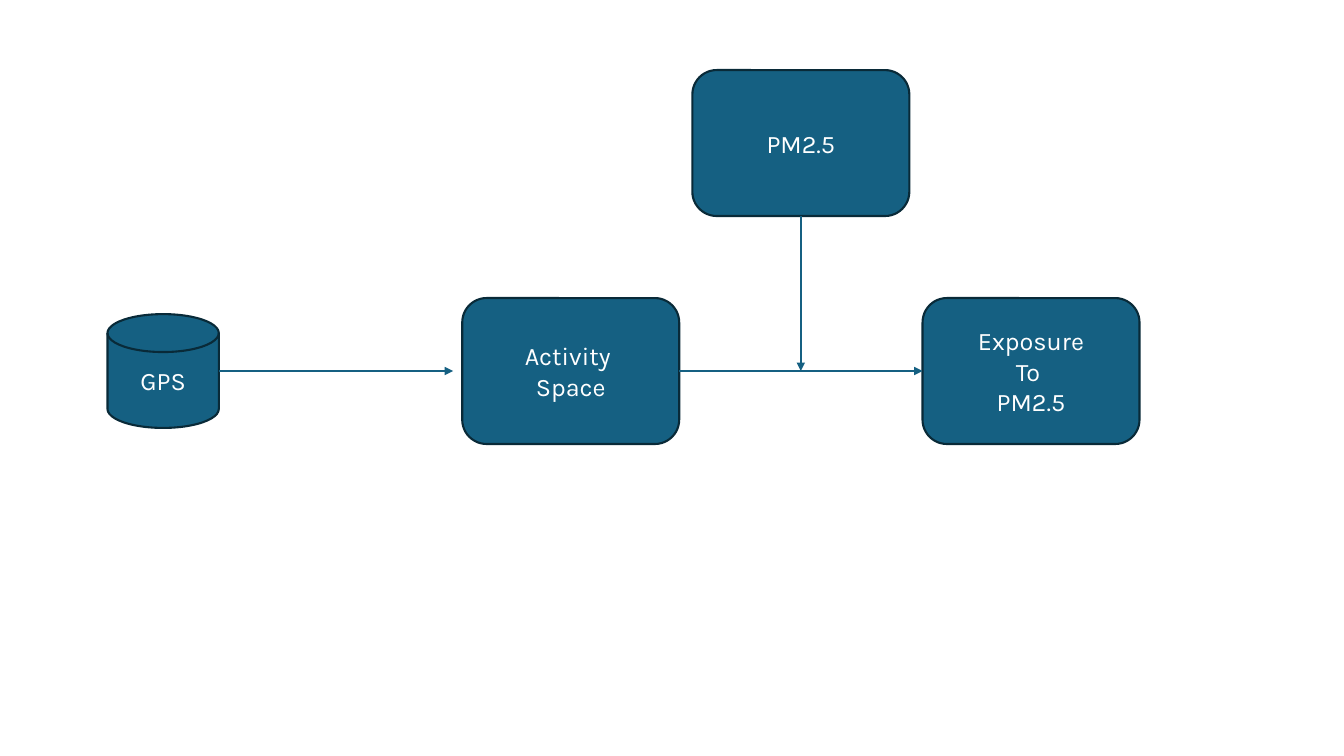
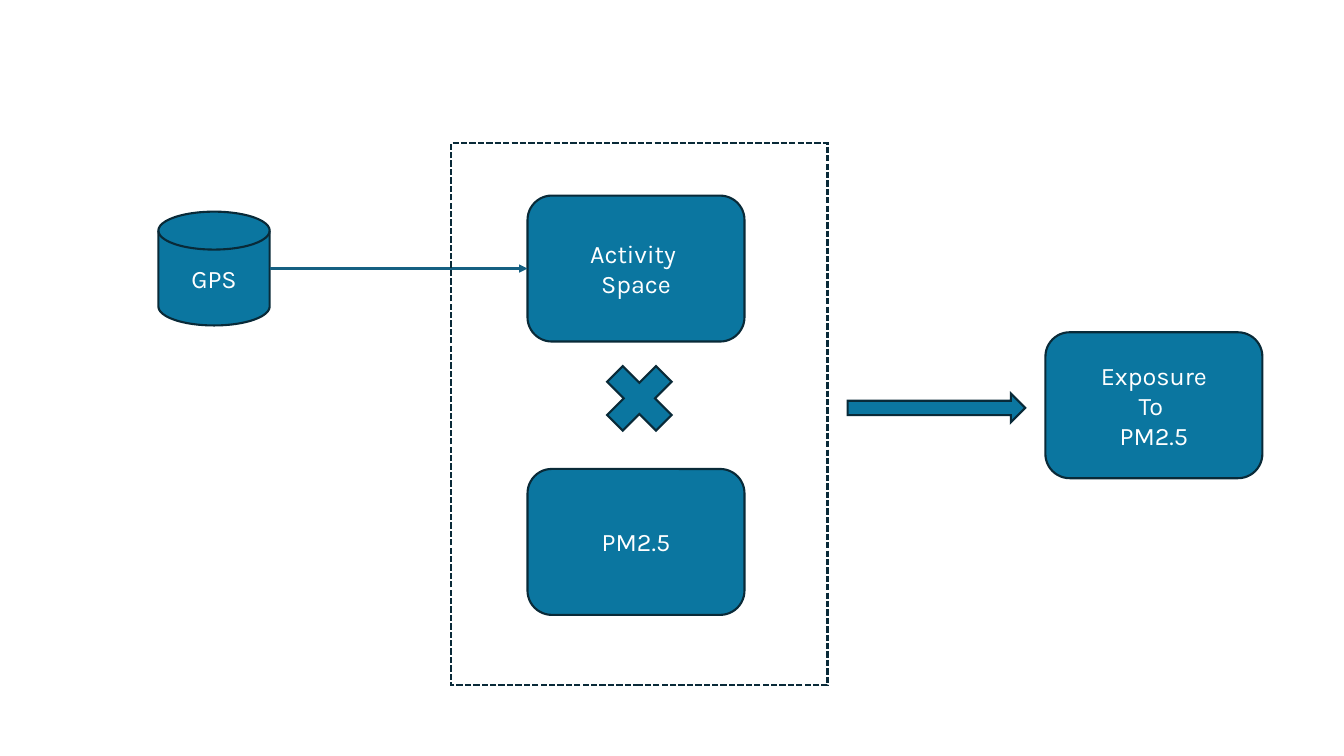
Before and after one commit to hdscalecollab/activity-space-exposure, a slide deck: slide 2 of DynamicExposure_AnalysisWorkflow_KDE-DR-PO.pptx. Drawn at 1344x756 pixels with LibreOffice and Linux fonts; fonts in the diff are those of the drawing. Boxes give left, top, right and bottom in pixels: in the first picture for what was removed or moved away, otherwise in the second. Text is boxed around its words. In the diff, an @@ line names an element or a change of style, - is before the commit and + after.

```diff
--- a/DynamicExposure_AnalysisWorkflow_KDE-DR-PO.pptx
+++ b/DynamicExposure_AnalysisWorkflow_KDE-DR-PO.pptx
@@ rectangle added at (452, 143, 828, 686), outline #092A39 1.5 pt dashed @@
@@ rounded rectangle "Activity": place and size @@
-rounded rectangle "Activity" at (463, 298, 680, 445)
+rounded rectangle "Activity" at (527, 196, 744, 342)
@@ cylinder "GPS": place and size @@
-cylinder "GPS" at (108, 315, 219, 429)
+cylinder "GPS" at (158, 212, 269, 326)
@@ arrow removed from (802, 216) to (802, 371) @@
@@ arrow moved from (219, 371) - (454, 371) to (270, 268) - (527, 268) @@
@@ cross added at (593, 352, 687, 446), fill #0B76A0, outline #092A39 1.5 pt @@
@@ rounded rectangle "Exposure": place and size @@
-rounded rectangle "Exposure" at (923, 298, 1139, 445)
+rounded rectangle "Exposure" at (1046, 333, 1262, 479)
@@ arrow removed from (680, 371) to (923, 371) @@
@@ right arrow added at (848, 393, 1025, 422), fill #0B76A0, outline #092A39 1.5 pt @@
@@ fill #156082 to #0B76A0 in 4 elements at (1046, 333, 1262, 479), (158, 212, 269, 326), (527, 196, 744, 342), (527, 469, 744, 615) @@
@@ rounded rectangle "PM2.5": place and size @@
-rounded rectangle "PM2.5" at (693, 71, 909, 217)
+rounded rectangle "PM2.5" at (527, 469, 744, 615)
```
Also in this commit, not shown: 2 other slides changed, 1 slide added.
